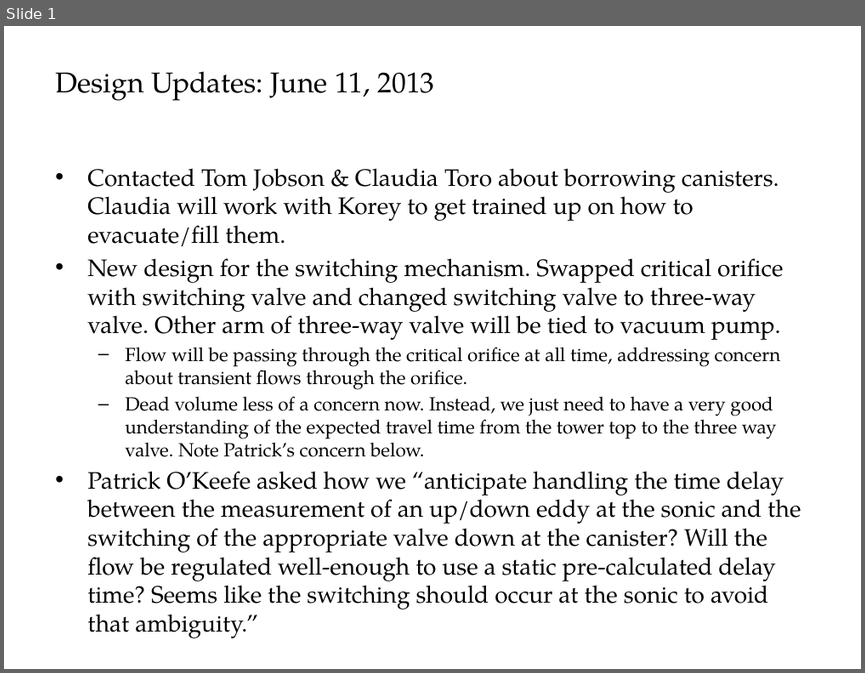
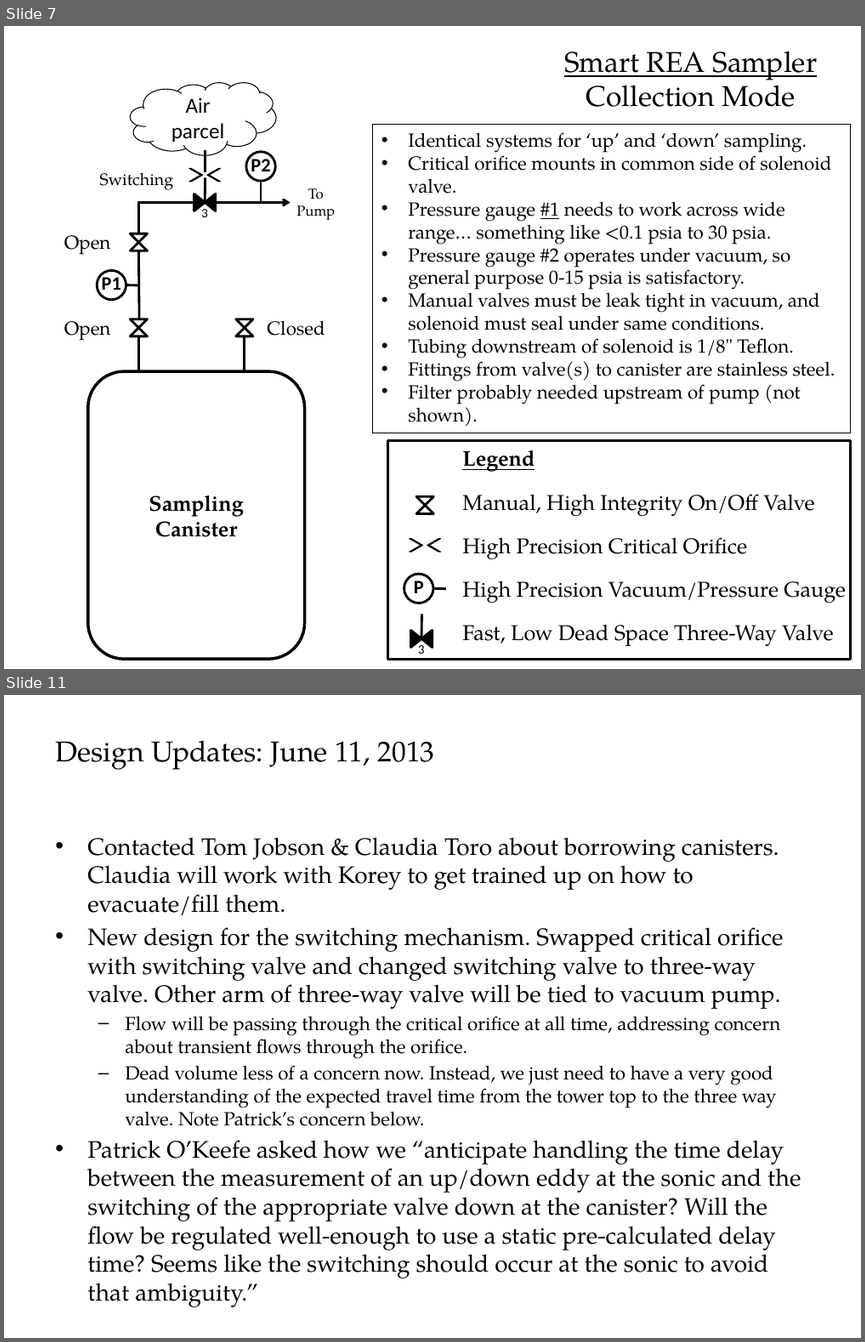
Before and after one commit to patricktokeeffe/smart-rea-sampler, a slide deck: doc/SamplingConfig.pptx. Shown one above the other, each under a label of ours: slide 1 before the commit, slides 7 and 11 after it; the slides between them are not shown. The pictures are 865x673 and 865x1342 pixels, drawn with LibreOffice and Linux fonts; fonts in the diff are those of the drawing. Boxes give left, top, right and bottom in pixels: in the first picture for what was removed or moved away, otherwise in the second. Text is boxed around its words. In the diff, an @@ line names an element or a change of style, - is before the commit and + after.

Commit message:
Revise system config presentation with research & revised config proposal
Current design results in high power consumption, mostly from pump
which flushes sample down tower to canisters/orifices/3-way valves.
Particular issues and revised proposal are added to the PowerPoint
presentation.

```diff
--- a/doc/SamplingConfig.pptx
+++ b/doc/SamplingConfig.pptx
@@ slide 7 added at (4,26,861,669), background #FFFFFF @@
@@ text added at (564,51,817,107), 24 pt, text #000000, underline @@
+Smart REA Sampler
+Collection Mode
@@ cloud added at (130,83,276,155), outline #000000 0.75 pt, 18 pt, text #000000 @@
+Air parcel
@@ rectangle added at (373,124,851,432), outline #000000 0.75 pt, 16 pt, text #000000 @@
+• Identical systems for ‘up’ and ‘down’ sampling.
+• Critical orifice mounts in common side of solenoid valve.
+• Pressure gauge #1 needs to work across wide range… something like <0.1 psia to 30 psia.
+• Pressure gauge #2 operates under vacuum, so general purpose 0-15 psia is satisfactory.
+• Manual valves must be leak tight in vacuum, and solenoid must seal under same conditions.
+• Tubing downstream of solenoid is 1/8" Teflon.
+• Fittings from valve(s) to canister are stainless steel.
+• Filter probably needed upstream of pump (not shown).
@@ ellipse added at (246,152,276,181), outline #000000 2 pt, 16 pt, text #000000, bold @@
+P2
@@ group added at (100,150,290,217): 3 lines, 2 chevrons, 2 texts, 2 triangles, 1 arrow @@
+Switching
+3
@@ line added from (138, 203) to (138, 233), #000000 2 pt @@
@@ line added from (261, 203) to (261, 181), #000000 2 pt @@
@@ text added at (296,188,335,220), 12 pt, text #000000 @@
+To
+Pump
@@ text added at (64,235,111,255), 16 pt, text #000000 @@
+Open
@@ triangle added at (130,242,147,250), outline #000000 2 pt @@
@@ triangle added at (130,233,147,242), outline #000000 2 pt @@
@@ line added from (138, 250) to (139, 319), #000000 2 pt @@
@@ ellipse added at (97,270,126,300), outline #000000 2 pt, 16 pt, text #000000, bold @@
+P1
@@ line added from (126, 284) to (138, 285), #000000 2 pt @@
@@ text added at (64,321,111,340), 16 pt, text #000000 @@
+Open
@@ triangle added at (130,328,147,336), outline #000000 2 pt @@
@@ triangle added at (130,319,147,328), outline #000000 2 pt @@
@@ triangle added at (236,328,253,336), outline #000000 2 pt @@
@@ triangle added at (236,319,253,328), outline #000000 2 pt @@
@@ text added at (267,320,324,335), 16 pt, text #000000 @@
+Closed
@@ line added from (138, 336) to (138, 370), #000000 2 pt @@
@@ line added from (245, 337) to (245, 371), #000000 2 pt @@
@@ rounded rectangle added at (88,371,305,658), outline #000000 2.5 pt, 18 pt, text #000000, bold @@
+Sampling
+Canister
@@ rectangle added at (388,441,851,658), outline #000000 2 pt @@
@@ text added at (462,450,846,646), 18 pt, text #000000 @@
+Legend
+Manual, High Integrity On/Off Valve
+High Precision Critical Orifice
+High Precision Vacuum/Pressure Gauge
+Fast, Low Dead Space Three-Way Valve
@@ triangle added at (416,505,433,514), outline #000000 2 pt @@
@@ triangle added at (416,496,433,505), outline #000000 2 pt @@
@@ chevron added at (409,539,423,551), fill #000000, outline #000000 0.75 pt @@
@@ chevron added at (427,539,441,551), fill #000000, outline #000000 0.75 pt @@
@@ ellipse added at (404,573,433,602), outline #000000 2 pt, 16 pt, text #000000, bold @@
+P
@@ line added from (433, 588) to (446, 588), #000000 2 pt @@
@@ group added at (411,613,432,653): 2 triangles, 1 line, 1 text @@
+3
@@ what was slide 1 is now slide 11 @@
```
Also in this commit, not shown: 5 slides changed, 6 other slides added.
